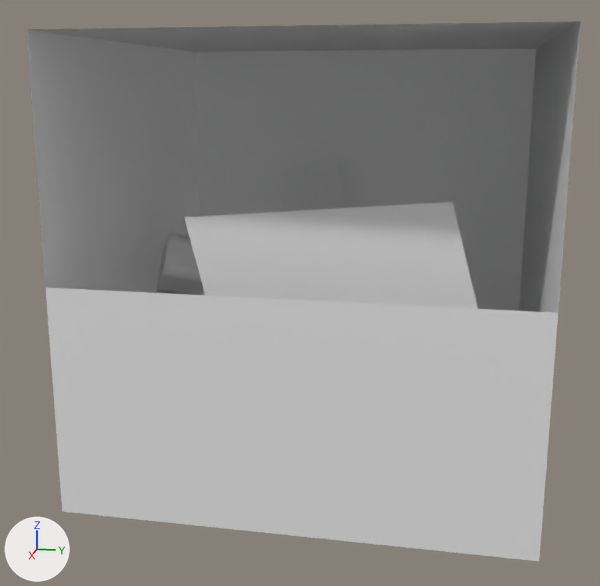
A saved change to the OBJ model res/scenes/cornell_large.obj.
Camera for both pictures: a 50 mm camera at (36.5, 3.3, 11.5) aimed at (2.7, -3.4, 3.1). The axes (+X, +Y, +Z) are drawn at lower left. The lights are the same throughout. Where no turn or scale is listed for an object, it has been applied to the vertices.
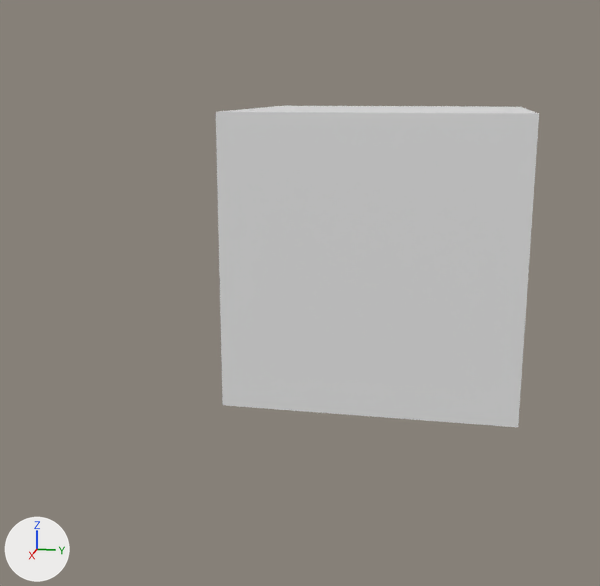
The newer file is also turned or shifted as a whole; pictures and numbers use the older file's frame.

Location of each change, [x1, y1, x2, y2] in pixels of the pictures (600 x 586 px):
'Cube_Cube.005', deleted: before [26, 21, 581, 561]
'Cube.001_Cube.002', added: after [216, 106, 539, 427]
'Plane.003', deleted: before [184, 202, 478, 309]
'Plane.002', deleted: before [275, 160, 347, 212]
'Cube.002', deleted: before [156, 233, 204, 295]

What the commit changed:
Mesh me_cube_001_cube_002 is new.
It has 365 vertices, 352 faces and spans x -5.73..5.92, y -6.52..5.13, z -5.12..6.53.
Object 'Cube.002' (ob_cube_002) is deleted.
Object 'Cube_Cube.005' (ob_cube_cube_005) is deleted.
Object 'Plane.002' (ob_plane_002) is deleted.
Object 'Plane.003' (ob_plane_003) is deleted.
Object 'Cube.001_Cube.002' (ob_cube_001_cube_002) is new; it shows me_cube_001_cube_002.
Its location is (0.02, 0.54, 4.15).
